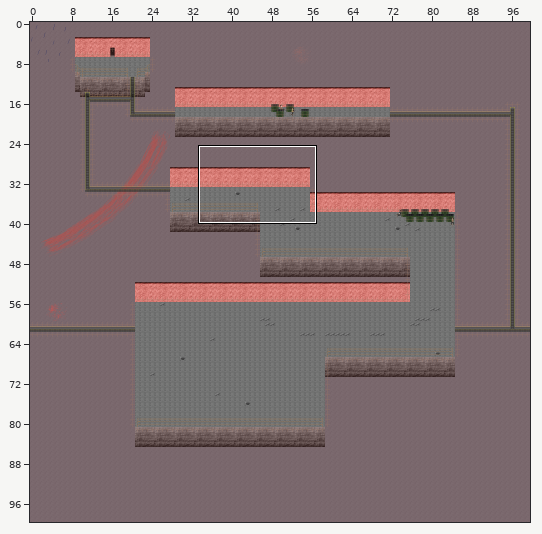
Two states of a Tiled map, res/maps/balcony4.tmx. Above: a wide view before the commit, with the close-up outlined.
Close-up. Before the edit:
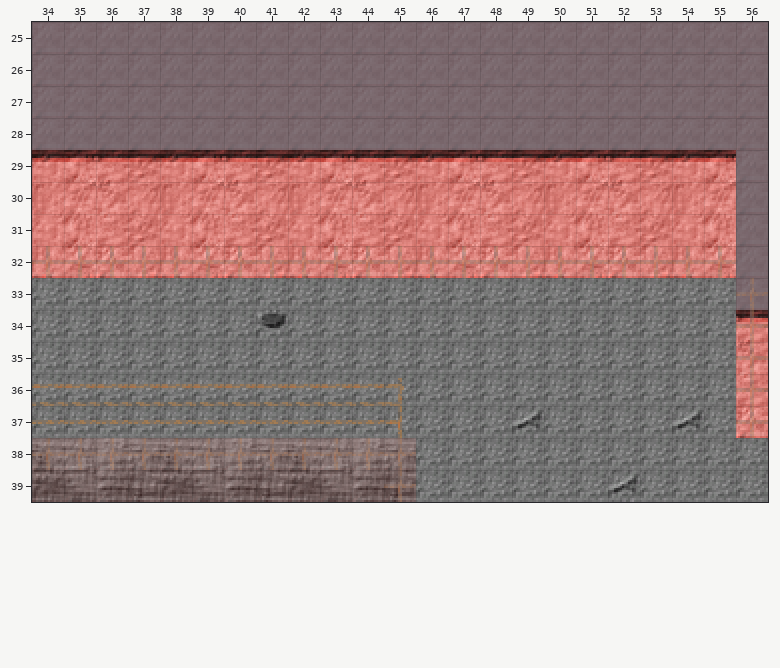
Cells are 16x16 px. Shown: x 34..56, y 25..39. The commit also changed other parts of the map, which this record leaves out.
The result:
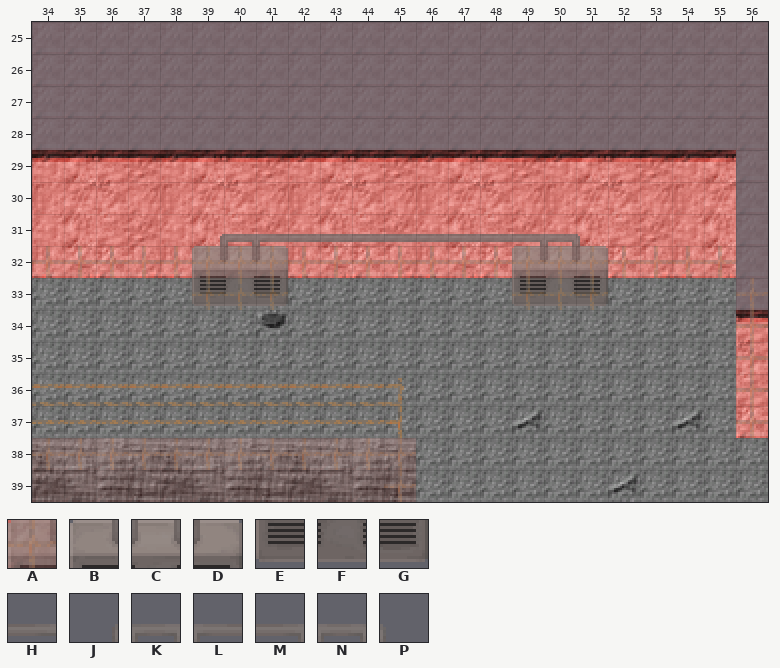
Key: from "industrial": A 27, B 117, C 118, D 119, E 122, F 123, G 124, H 129, J 130, K 131, L 132, M 133, N 134, P 135.
_ is an empty cell.
See-through tiles are keyed as they look on the map.
Changes in this commit:
Layer "props":
y 31: x 39..51 _____________ -> JKLHHHHHHHMNP
y 32: x 39..41 ___ -> BCD; x 49..51 ___ -> BCD
y 33: x 39..41 ___ -> EFG; x 49..51 ___ -> EFG
Layer "collision":
y 33: x 39..41 ___ -> AAA; x 49..51 ___ -> AAA
